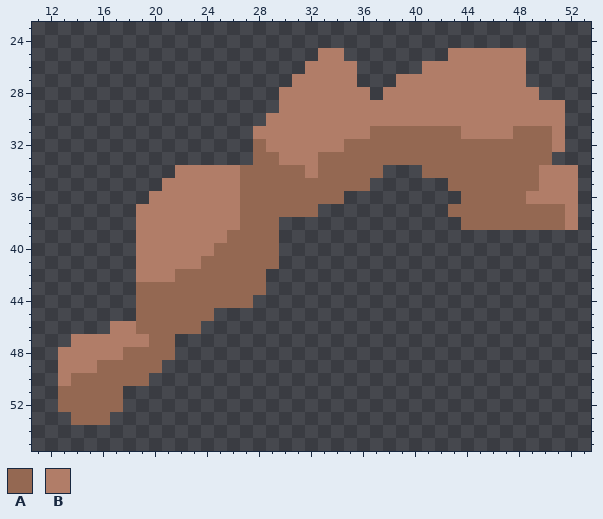
One commit to this pixel-art file: characters/enemy/jelly/jelly_pieces.aseprite. The picture above is the old version.
65x65 pixels, 1 frame. Shown: x 11..53, y 23..55.
Palette (. is transparent): A #946852  B #b17d68
Pixels before, first column x 13:
25 ....................BB........BBBBBB....
26 ...................BBBB.....BBBBBBBB....
27 ..................BBBBB...BBBBBBBBBB....
28 .................BBBBBBB.BBBBBBBBBBBB...
29 .................BBBBBBBBBBBBBBBBBBBBBB.
30 ................BBBBBBBBBBBBBBBBBBBBBBB.
31 ...............BBBBBBBBBAAAAAAABBBBAAAB.
32 ...............ABBBBBBAAAAAAAAAAAAAAAAB.
33 ...............AABBBAAAAAAAAAAAAAAAAAA..
34 .........BBBBBAAAAABAAAAA...AAAAAAAAABBB
35 ........BBBBBBAAAAAAAAAA......AAAAAAABBB
36 .......BBBBBBBAAAAAAAA.........AAAAABBBB
37 ......BBBBBBBBAAAAAA..........AAAAAAAAAB
38 ......BBBBBBBBAAA..............AAAAAAAAB
39 ......BBBBBBBAAAA.......................
40 ......BBBBBBAAAAA.......................
41 ......BBBBBAAAAAA.......................
42 ......BBBAAAAAAA........................
43 ......AAAAAAAAAA........................
44 ......AAAAAAAAA.........................
45 ......AAAAAA............................
46 ....BBAAAAA.............................
47 .BBBBBBAA...............................
48 BBBBBAAAA...............................
49 BBBAAAAA................................
50 BAAAAAA.................................
51 AAAAA...................................
52 AAAAA...................................
53 .AAA....................................
After the commit:
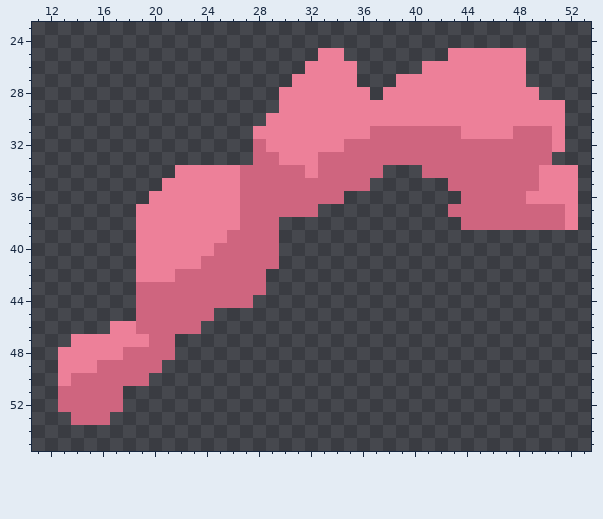
The edit:
{"colour":"A","old":"#946852","new":"#cf657f"}
{"colour":"B","old":"#b17d68","new":"#ed8099"}
{"label":"changed","picture_box":[58,48,578,425]}
